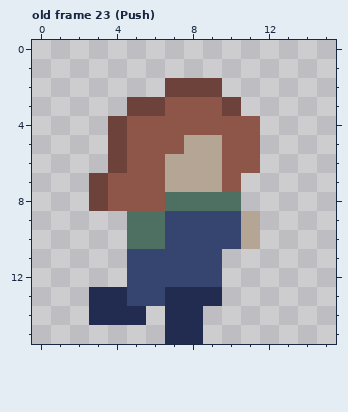
Pixel-art file, stored at Unity Project/Game Off 2025/Assets/Assets/Aseprite Files/Player.aseprite. The picture above was drawn from the file before the commit.
16x16 pixels, 38 frames. Shown: old frame 23 (Push). The commit also changed other frames, which this record leaves out.
The result:
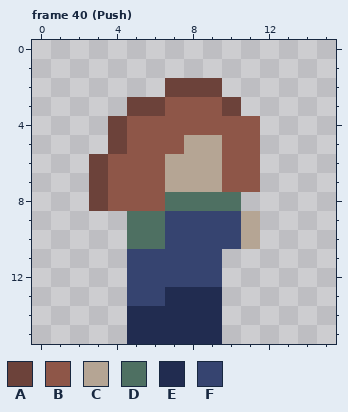
Palette (. is transparent): A #6c423a  B #8e5648  C #b5a594  D #4e7062  E #212c50  F #364470
A new or re-ordered frame is compared with the old frame closest to it.
Commit message: Added waves and player health
Diff:
frames 38 -> 51
Changed rows in their new state; - is an unchanged pixel.
Frame 40 (Push) is new; against old frame 23 (Push):
first column x 3:
 6 AB-------
 7 --------B
first column x 3:
13 ..-----
14 ..-E--E
15 --EE--E
Pixel boxes of the changes (left, top, right, bottom) in both pictures:
changed: (89, 154, 127, 173)
added: (241, 173, 260, 192)
changed: (89, 287, 222, 344)
